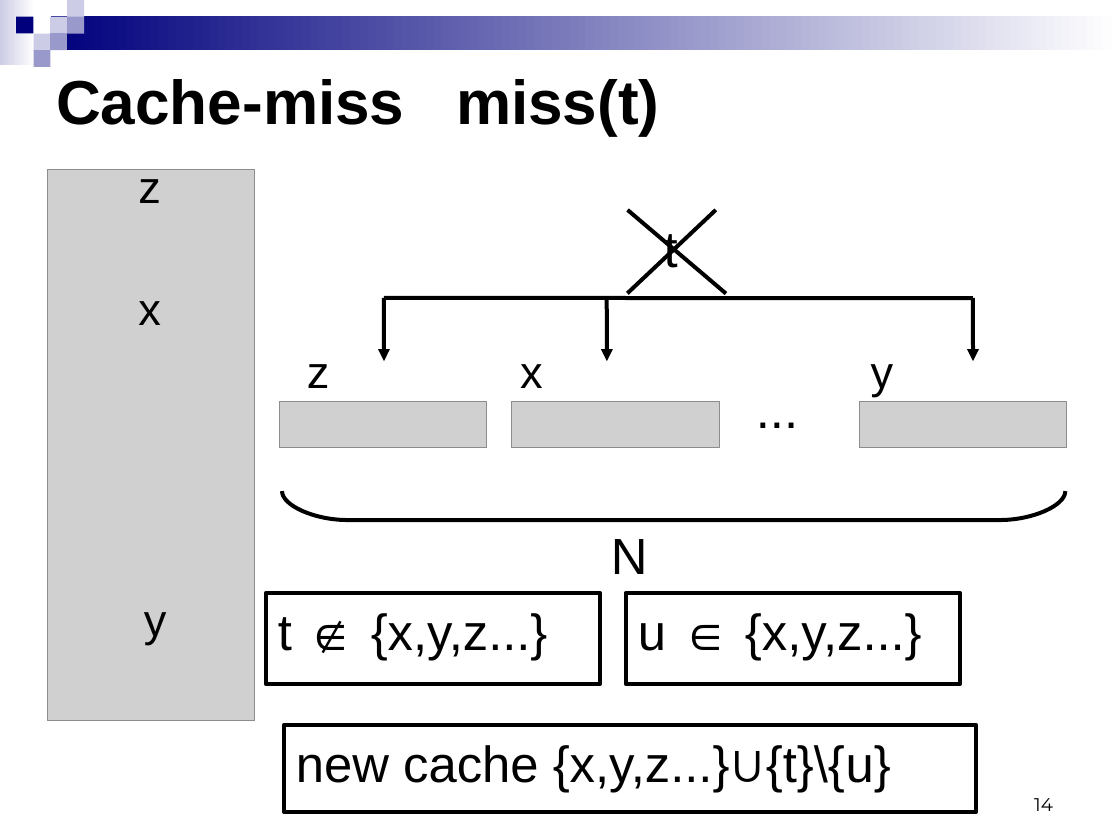
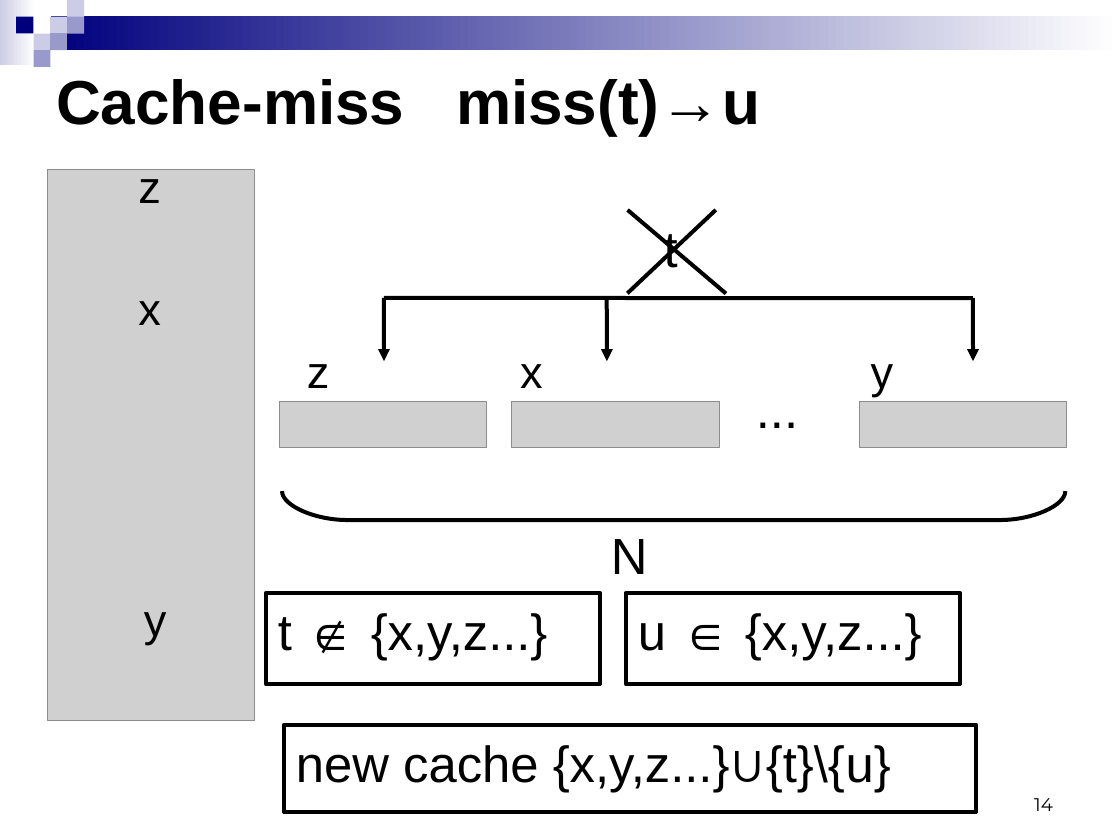
Before and after one commit to kornevgen/tesla-project, a slide deck: slide 14 of papers/unpublished/SummerSchool09/sumsch09-3.ppt. Drawn at 1120x840 pixels with LibreOffice and Linux fonts; fonts in the diff are those of the drawing; grey boxes stand for pictures. Boxes give left, top, right and bottom in pixels: in the first picture for what was removed or moved away, otherwise in the second. Text is boxed around its words. In the diff, an @@ line names an element or a change of style, - is before the commit and + after.

```diff
--- a/papers/unpublished/SummerSchool09/sumsch09-3.ppt
+++ b/papers/unpublished/SummerSchool09/sumsch09-3.ppt
@@ title at bbox=[56, 79, 760, 136]: text changed @@
-Cache-miss miss(t)
+Cache-miss miss(t)→u
```
Also in this commit, not shown: 8 other slides changed, 2 slides added.
